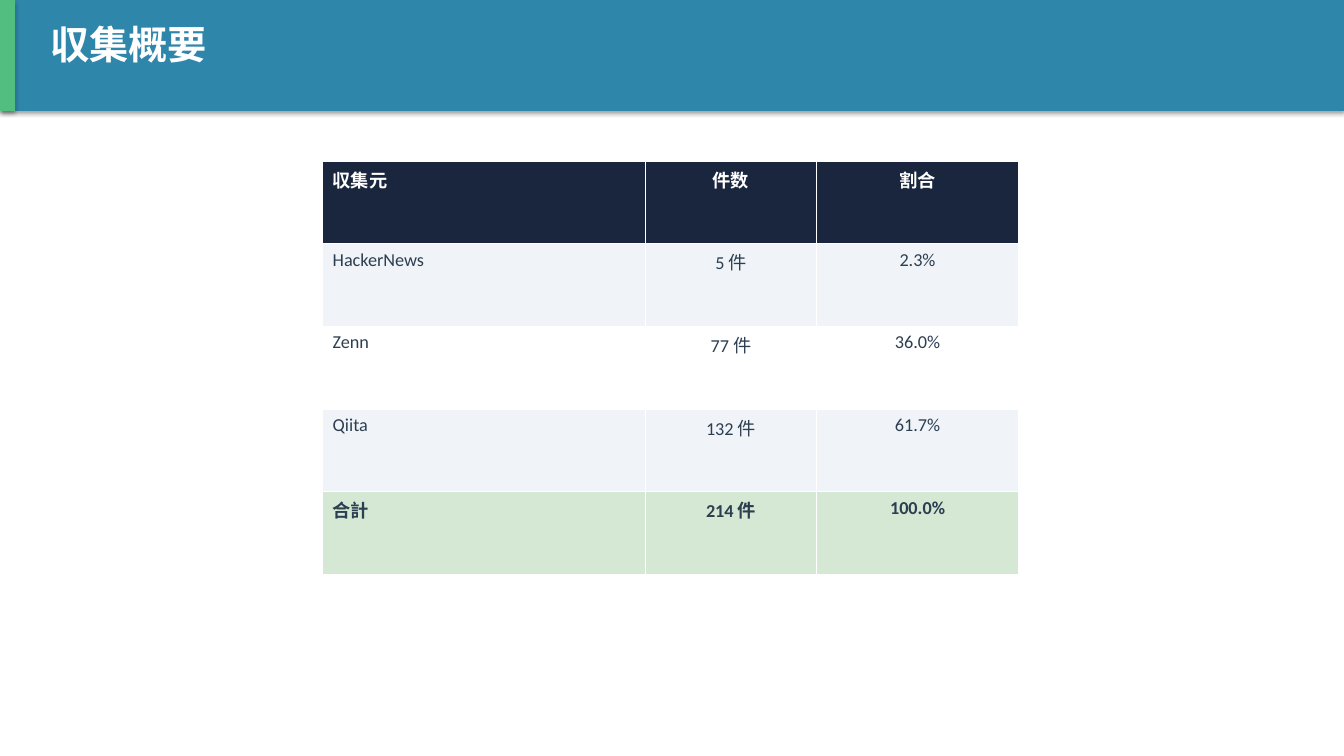
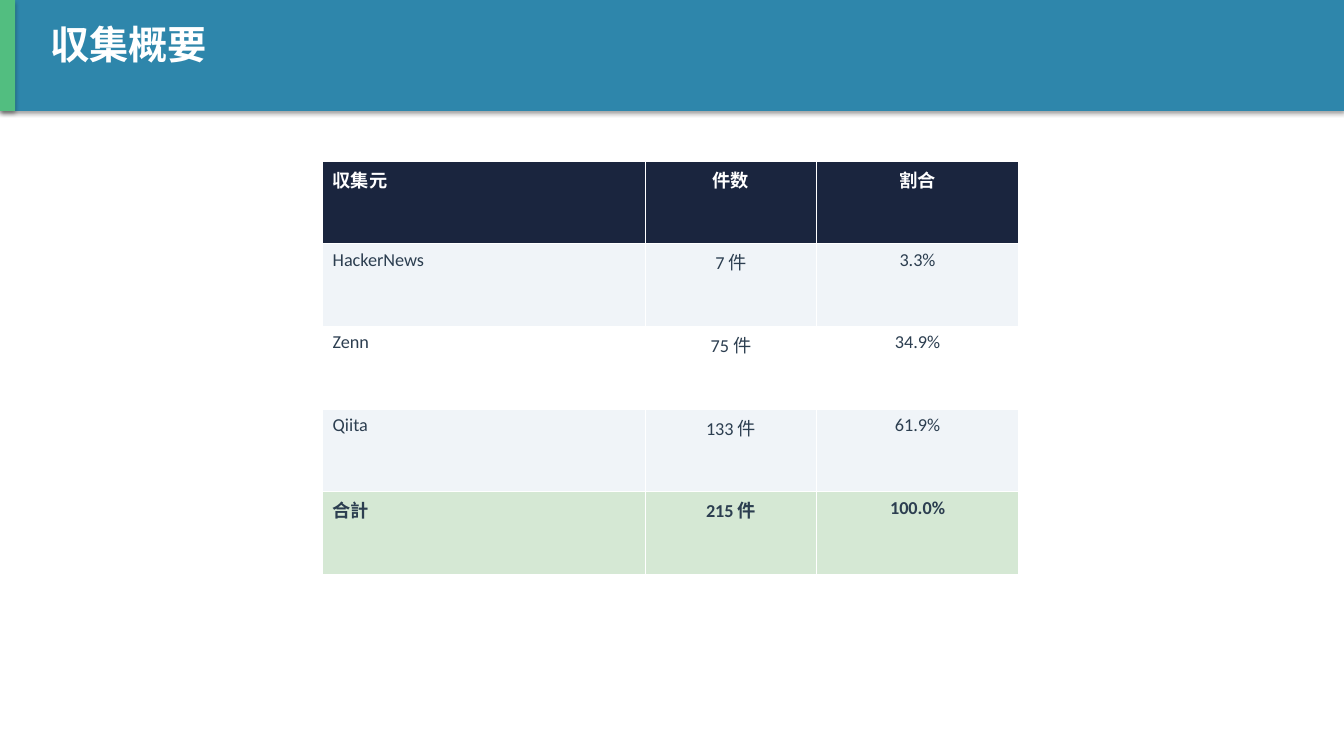
Before and after one commit to h-shoji-jws/ai-news-collector, a slide deck: slide 2 of data/2026-06-14.pptx. Drawn at 1344x756 pixels with LibreOffice and Linux fonts; fonts in the diff are those of the drawing. Boxes give left, top, right and bottom in pixels: in the first picture for what was removed or moved away, otherwise in the second. Text is boxed around its words. In the diff, an @@ line names an element or a change of style, - is before the commit and + after.

```diff
--- a/data/2026-06-14.pptx
+++ b/data/2026-06-14.pptx
@@ table at (323,161,1018,575) @@
-row 2, column 2: 5 件
+row 2, column 2: 7 件
-row 2, column 3: 2.3%
+row 2, column 3: 3.3%
-row 3, column 2: 77 件
+row 3, column 2: 75 件
-row 3, column 3: 36.0%
+row 3, column 3: 34.9%
-row 4, column 2: 132 件
+row 4, column 2: 133 件
-row 4, column 3: 61.7%
+row 4, column 3: 61.9%
-row 5, column 2: 214 件
+row 5, column 2: 215 件
```
Also in this commit, not shown: 8 other slides changed, 1 slide added, 1 other file.
